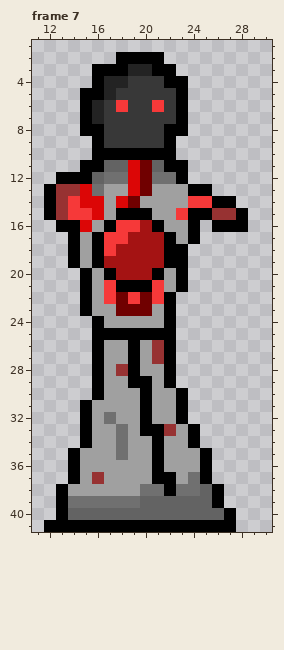
Two versions of one pixel-art file, SourceAssets/Sprites/Enemies/BasicRangedEnemyAttack.aseprite. Above is the file before it was changed.
42x42 pixels, 13 frames. Shown: frame 7: x 11..30, y 1..41. The commit also changed other frames, which this record leaves out.
Now the later version:
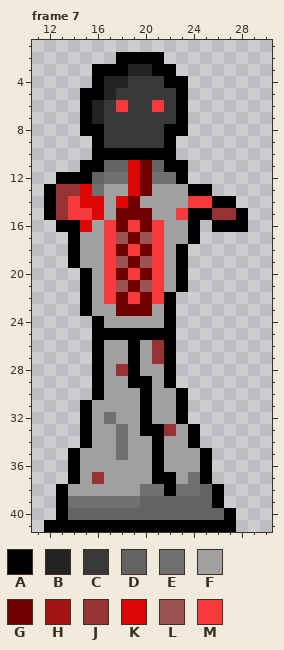
Palette (. is transparent): A #000000  B #232323  C #383838  D #636363  E #707070  F #a0a0a0  G #700000  H #a41313  J #973232  K #dc0606  L #9c5353  M #f63939
Log entry: Amended animation for ranged enemy attack
Changes in this commit:
Frame 7, layer "Layer 4":
Colour A becomes colour F in rows 17 to 19 at x 16 and 22.
Colour A becomes colour G in row 15 at x 18 to 20; in row 21 at x 19.
Colour H becomes colour G in row 16 at x 20; in row 17 at x 19; in row 18 at x 18 and 20; in row 19 at x 19; in row 20 at x 18 and 20.
Colour M becomes colour G in row 16 at x 18.
Colour A becomes colour L in row 21 at x 18 and 20.
Colour H becomes colour L in row 17 at x 20; in row 19 at x 18 and 20.
Colour M becomes colour L in row 17 at x 18.
Colour A becomes colour M in row 16 at x 17 and 21; in row 20 at x 17 and 21.
Colour H becomes colour M in row 17 at x 21; in row 18 at x 19 and 21; in row 19 at x 17 and 21; in row 20 at x 19.
